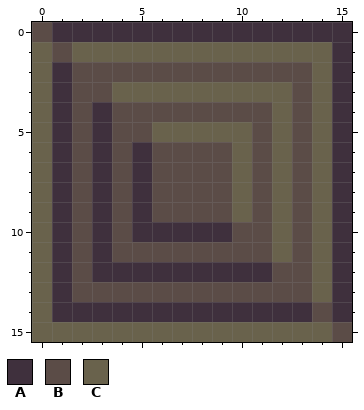
One commit to this pixel-art sprite: textures/square-dark-pyramid-out.png. The picture above is the old version.
The file is 32x32 pixels, drawn in blocks of 2x2; one block is one cell here.
Palette (. is transparent): A #3f303d  B #5b4c47  C #69624c
Pixels before, first column x 0:
 0 BAAAAAAAAAAAAAAA
 1 CBCCCCCCCCCCCCCA
 2 CABBBBBBBBBBBBCA
 3 CABBCCCCCCCCCBCA
 4 CABABBBBBBBBCBCA
 5 CABABBCCCCCBCBCA
 6 CABABABBBBCBCBCA
 7 CABABABBBBCBCBCA
 8 CABABABBBBCBCBCA
 9 CABABABBBBCBCBCA
10 CABABAAAAABBCBCA
11 CABABBBBBBBBCBCA
12 CABAAAAAAAAABBCA
13 CABBBBBBBBBBBBCA
14 CAAAAAAAAAAAAABA
15 CCCCCCCCCCCCCCCB
Now the later version:
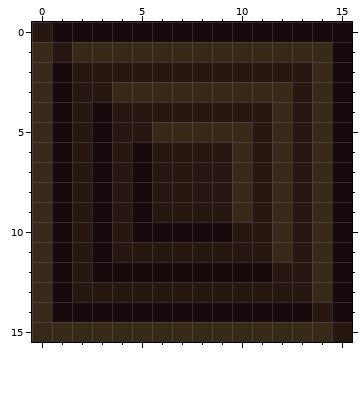
From old to new:
colour A: #3f303d -> #17090c
colour B: #5b4c47 -> #271711
colour C: #69624c -> #372a18
